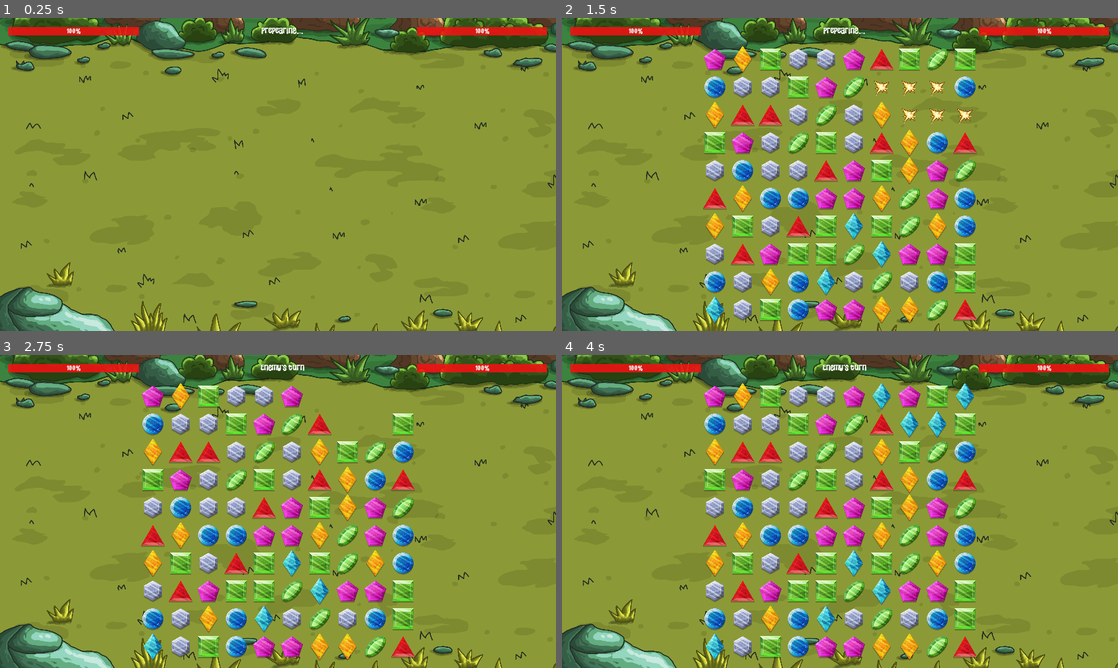
Above: before the commit, frames 1-4 (two rows, left to right).
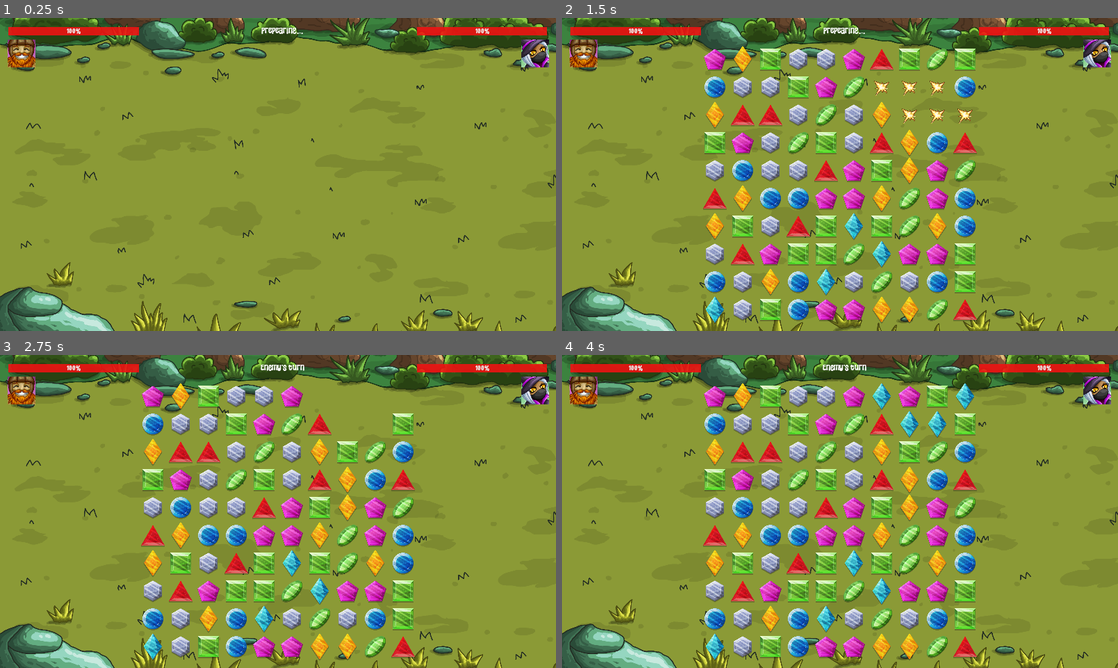
Above: after the commit, the same moments.

Repository: yakushev85/CrystalBattle
Game: Godot game, scene res://src/main.tscn
The game is run twice, just before and just after one commit, with the same random seed, the same clock (stepped at 60 frames per second) and the same inputs.
Inputs (mouse positions are in pixels of both pictures, inside the frame that each line leads up to):
- Up to frame 1 (0.25 s): no input
- Up to frame 2 (1.5 s): move the mouse to (962, 158) at 0.52 s; click (962, 158) at 0.67 s; tap Enter at 1.25 s; move the mouse to (728, 190) at 1.27 s; click (728, 190) at 1.42 s
- Up to frame 3 (2.75 s): move the mouse to (333, 442) at 2.02 s; click (333, 442) at 2.17 s
- Up to frame 4 (4 s): move the mouse to (812, 574) at 2.77 s; click (812, 574) at 2.92 s; tap Space at 3.5 s; move the mouse to (1006, 558) at 3.52 s; click (1006, 558) at 3.67 s

The runs differ from the first frame. In frame 1, 0.9% of the frame differs, in the area x 1-99%, y 6-16%; in frame 2, 0.9%; in frame 3, 0.9%; in frame 4, 0.9%.

Commit message:
add avatar, fix health bar

Diff:
--- a/src/main.gd
+++ b/src/main.gd
@@ -10,13 +10,15 @@
 export var enemy_health = 100
 export var enemy_dps = 1.0
 export var background_type = 1
+export var player_type = 4
+export var enemy_type = 3
 
 # matrix size
 const N = 10
 # matrix items
 const M = 8
 # minimum length for scored line
-const min_scored_line = 3
+const MIN_SCORED_LINE = 3
 # player time limit in sec
 const PLAYER_TIME_LIMIT = 31
 # matrix of items
@@ -28,6 +30,105 @@
 # player's time
 var player_time
 
+func _ready():
+	randomize()
+
+	is_player_turn = false
+	is_enemy_turn = false
+	is_finished = false
+
+	$BackgroundGroup/TextureRect.texture = load("res://assets/background/game_background_" + str(background_type) + ".png")
+
+	$PlayerHealthBar.max_health_value = player_health
+	$PlayerHealthBar.init_with_max()
+	$PlayerAvatar.avatar_type = player_type
+	$PlayerAvatar.refresh_avatar()
+
+	$EnemyHealthBar.max_health_value = enemy_health
+	$EnemyHealthBar.init_with_max()
+	$EnemyAvatar.avatar_type = enemy_type
+	$EnemyAvatar.refresh_avatar()
+
+
+func _on_StartTimer_timeout():
+	generate_matrix()
+	$GameTimer.start()
+
+
+func _on_GameTimer_timeout():
+	if is_finished:
+		return
+
+	var scored_lines = update_matrix_play()
+	if scored_lines.size() == 0:
+		$GameTimer.stop()
+
+		if $PlayerHealthBar/ProgressBar.value <= 0:
+			is_finished = true
+			$MessageGroup/MessageLabel.text = "You loose"
+			emit_signal("enemy_won")
+			return
+
+		if $EnemyHealthBar/ProgressBar.value <= 0:
+			is_finished = true
+			$MessageGroup/MessageLabel.text = "You win!!"
+			emit_signal("player_won")
+			return
+
+		if is_player_turn:
+			is_player_turn = false
+			is_enemy_turn = true
+		elif is_enemy_turn:
+			is_player_turn = true
+			is_enemy_turn = false
+		else:
+			is_player_turn = randf() > 0.5
+			is_enemy_turn = not is_player_turn
+
+		if is_enemy_turn:
+			$MessageGroup/MessageLabel.text = "Enemy's turn"
+			$EnemyTimer.start()
+
+		if is_player_turn:
+			player_time = PLAYER_TIME_LIMIT
+			$PlayerTimer.start()
+
+	var damage = 0
+	for score_line in scored_lines:
+		damage += score_line.score
+
+	if is_player_turn:
+		$EnemyHealthBar.set_damage(damage*player_dps)
+	elif is_enemy_turn:
+		$PlayerHealthBar.set_damage(damage*enemy_dps)
+
+
+func _on_EnemyTimer_timeout():
+	enemy_turn()
+
+
+func _on_PlayerTimer_timeout():
+	if player_time > 0:
+		player_time -= 1
+
+		var formatted_time = str(player_time)
+		if player_time < 10:
+			formatted_time = "0" + formatted_time
+
+		$MessageGroup/MessageLabel.text = "Your turn 0:" + formatted_time
+	else:
+		$PlayerTimer.stop()
+		$GameTimer.start()
+
+
+func _input(event):
+	if is_player_turn and not is_finished and event is InputEventMouseButton and not (event as InputEventMouseButton).is_pressed():
+		remove_cell(event.position.x, event.position.y)
+		$EnemyHealthBar.set_damage(player_dps)
+		$PlayerTimer.stop()
+		$GameTimer.start()
+
+
 func generate_matrix():
 	for mx in range(N):
 		play_matrix.append([])
@@ -43,10 +144,11 @@
 			play_matrix[mx].append(item)
 			add_child(play_matrix[mx][my])
 
+
 func check_lines():
 	var scored_lines = []
 
-	for mx in range(N-min_scored_line+1):
+	for mx in range(N-MIN_SCORED_LINE+1):
 		for my in range(N):
 			var current_type = play_matrix[mx][my].get_type()
 			var current_score = 0
@@ -59,7 +161,7 @@
 				else:
 					current_type = 0
 
-			if current_score >= min_scored_line:
+			if current_score >= MIN_SCORED_LINE:
 				var check_result = {}
 				check_result.score = current_score
 				check_result.mx0 = mx
@@ -69,7 +171,7 @@
 				scored_lines.append(check_result)
 
 	for mx in range(N):
-		for my in range(N-min_scored_line+1):
+		for my in range(N-MIN_SCORED_LINE+1):
 			var current_type = play_matrix[mx][my].get_type()
 			var current_score = 0
 
@@ -81,7 +183,7 @@
 				else:
 					current_type = 0
 
-			if current_score >= min_scored_line:
+			if current_score >= MIN_SCORED_LINE:
 				var check_result = {}
 				check_result.score = current_score
 				check_result.mx0 = mx
@@ -92,6 +194,7 @@
 
 	return scored_lines
 
+
 func remove_lines(scored_lines):
 	for scored_line in scored_lines:
 		for mxi in range(scored_line.mx0, scored_line.mx1+1):
@@ -100,6 +203,7 @@
 					play_matrix[mxi][myi].remove_with_animation()
 					play_matrix[mxi][myi] = null
 
+
 func remove_cell(mouse_x, mouse_y):
 	var mx = (mouse_x - $GameArea.position.x) / item_size
 	var my = (mouse_y - $GameArea.position.y) / item_size
@@ -109,9 +213,11 @@
 
 	remove_cell_m(mx, my)
 
+
 func remove_cell_m(mx, my):
 	play_matrix[mx][my].remove_with_animation()
 	play_matrix[mx][my] = null
+
 
 func move_upper_lines():
 	var priz = true
@@ -154,6 +260,7 @@
 			# apply animation
 			item.go_down($GameArea.position.y + item_size*empty_my + item_size/2)
 
+
 func update_matrix_play():
 	move_upper_lines()
 
@@ -164,72 +271,8 @@
 
 	return scored_lines
 
-func _ready():
-	randomize()
-	is_player_turn = false
-	is_enemy_turn = false
-	is_finished = false
-	$BackgroundGroup/TextureRect.texture = load("res://assets/background/game_background_" + str(background_type) + ".png")
-
-func _on_StartTimer_timeout():
-	generate_matrix()
-	$GameTimer.start()
-
-func _on_GameTimer_timeout():
-	if is_finished:
-		return
-
-	var scored_lines = update_matrix_play()
-	if scored_lines.size() == 0:
-		$GameTimer.stop()
-
-		if $PlayerHealthBar/ProgressBar.value <= 0:
-			is_finished = true
-			$MessageGroup/MessageLabel.text = "You loose"
-			emit_signal("enemy_won")
-			return
-
-		if $EnemyHealthBar/ProgressBar.value <= 0:
-			is_finished = true
-			$MessageGroup/MessageLabel.text = "You win!!"
-			emit_signal("player_won")
-			return
-
-		if is_player_turn:
-			is_player_turn = false
-			is_enemy_turn = true
-		elif is_enemy_turn:
-			is_player_turn = true
-			is_enemy_turn = false
-		else:
-			is_player_turn = randf() > 0.5
-			is_enemy_turn = not is_player_turn
-
-		if is_enemy_turn:
-			$MessageGroup/MessageLabel.text = "Enemy's turn"
-			$EnemyTimer.start()
-
-		if is_player_turn:
-			player_time = PLAYER_TIME_LIMIT
-			$PlayerTimer.start()
-
-	var damage = 0
-	for score_line in scored_lines:
-		damage += score_line.score
-
-	if is_player_turn:
-		$EnemyHealthBar.set_damage(damage*player_dps)
-	elif is_enemy_turn:
-		$PlayerHealthBar.set_damage(damage*enemy_dps)
-
-func _input(event):
-	if is_player_turn and not is_finished and event is InputEventMouseButton and not (event as InputEventMouseButton).is_pressed():
-		remove_cell(event.position.x, event.position.y)
-		$EnemyHealthBar.set_damage(player_dps)
-		$PlayerTimer.stop()
-		$GameTimer.start()
-
-func enemyTurn():
+
+func enemy_turn():
 	var posible_point = {}
 	posible_point.mx = randi() % N
 	posible_point.my = randi() % N
@@ -249,6 +292,7 @@
 	$PlayerHealthBar.set_damage(enemy_dps)
 	$EnemyTimer.stop()
 	$GameTimer.start()
+
 
 func check_point(mx0, my0):
 	var play_matrix_v = []
@@ -265,7 +309,7 @@
 
 	var scores = 0
 
-	for mx in range(N-min_scored_line+1):
+	for mx in range(N-MIN_SCORED_LINE+1):
 		for my in range(N):
 			var current_type = play_matrix_v[mx][my]
 			var current_score = 0
@@ -278,11 +322,11 @@
 				else:
 					current_type = 0
 
-			if current_score >= min_scored_line:
+			if current_score >= MIN_SCORED_LINE:
 				scores += current_score
 
 	for mx in range(N):
-		for my in range(N-min_scored_line+1):
+		for my in range(N-MIN_SCORED_LINE+1):
 			var current_type = play_matrix_v[mx][my]
 			var current_score = 0
 
@@ -294,25 +338,7 @@
 				else:
 					current_type = 0
 
-			if current_score >= min_scored_line:
+			if current_score >= MIN_SCORED_LINE:
 				scores += current_score
 
 	return scores
-
-
-func _on_EnemyTimer_timeout():
-	enemyTurn()
-
-
-func _on_PlayerTimer_timeout():
-	if player_time > 0:
-		player_time -= 1
-
-		var formatted_time = str(player_time)
-		if player_time < 10:
-			formatted_time = "0" + formatted_time
-
-		$MessageGroup/MessageLabel.text = "Your turn 0:" + formatted_time
-	else:
-		$PlayerTimer.stop()
-		$GameTimer.start()
--- a/src/main.tscn
+++ b/src/main.tscn
@@ -1,7 +1,8 @@
-[gd_scene load_steps=6 format=2]
+[gd_scene load_steps=7 format=2]
 
 [ext_resource path="res://src/objects/item.tscn" type="PackedScene" id=1]
 [ext_resource path="res://src/main.gd" type="Script" id=2]
+[ext_resource path="res://src/objects/ui/Avatar.tscn" type="PackedScene" id=3]
 [ext_resource path="res://src/objects/ui/HealthBar.tscn" type="PackedScene" id=4]
 [ext_resource path="res://assets/fonts/WigglyCurvesRegular.ttf" type="DynamicFontData" id=5]
 
@@ -30,9 +31,18 @@
 position = Vector2( 960, 20 )
 z_index = 100
 
+[node name="PlayerAvatar" parent="." instance=ExtResource( 3 )]
+position = Vector2( 17, 50 )
+z_index = 101
+
 [node name="PlayerHealthBar" parent="." instance=ExtResource( 4 )]
 position = Vector2( 20, 20 )
 z_index = 100
+
+[node name="EnemyAvatar" parent="." instance=ExtResource( 3 )]
+position = Vector2( 1200, 50 )
+z_index = 101
+is_enemy = true
 
 [node name="GameArea" type="Node2D" parent="."]
 position = Vector2( 320, 64 )
@@ -44,10 +54,10 @@
 
 [node name="PlayerTimer" type="Timer" parent="."]
 
-[node name="GameTimer" type="Timer" parent="."]
-
 [node name="EnemyTimer" type="Timer" parent="."]
 wait_time = 2.0
+
+[node name="GameTimer" type="Timer" parent="."]
 
 [node name="BackgroundGroup" type="Node2D" parent="."]
 
--- /dev/null
+++ b/src/objects/ui/Avatar.gd
@@ -0,0 +1,13 @@
+extends Node2D
+
+export var is_enemy = false
+export var avatar_type = 1
+
+func refresh_avatar():
+	var texture_path
+	if is_enemy:
+		texture_path = "res://assets/icons/enemy/con" + str(avatar_type+9) + ".png"
+	else:
+		texture_path = "res://assets/icons/player/con" + str(avatar_type) + ".png"
+
+	$TextureRect.texture = load(texture_path)
--- /dev/null
+++ b/src/objects/ui/Avatar.tscn
@@ -0,0 +1,12 @@
+[gd_scene load_steps=3 format=2]
+
+[ext_resource path="res://src/objects/ui/Avatar.gd" type="Script" id=1]
+[ext_resource path="res://assets/icons/player/con1.png" type="Texture" id=2]
+
+[node name="Avatar" type="Node2D"]
+script = ExtResource( 1 )
+
+[node name="TextureRect" type="TextureRect" parent="."]
+margin_right = 40.0
+margin_bottom = 40.0
+texture = ExtResource( 2 )
--- a/src/objects/ui/HealthBar.gd
+++ b/src/objects/ui/HealthBar.gd
@@ -1,13 +1,20 @@
 extends Node2D
 
+export var max_health_value = 100
+var current_health_value
+
 func _ready():
-	$ProgressBar.value = 100
+	init_with_max()
 
 func set_damage(damage_value):
-	$ProgressBar.value -= damage_value
+	set_health_value(current_health_value-damage_value)
 
-func set_health_value(health_value):
-	$ProgressBar.value = health_value
+func set_health_value(hv):
+	current_health_value = hv
+	$ProgressBar.value = int(100*(current_health_value/max_health_value))
 
 func get_health_value():
-	return $ProgressBar.value
+	return current_health_value
+
+func init_with_max():
+	set_health_value(max_health_value)
Binary file added: assets/icons/enemy/con10.png
Not shown, added: assets/icons/enemy/con10.png.import
Binary file added: assets/icons/enemy/con11.png
Not shown, added: assets/icons/enemy/con11.png.import
Binary file added: assets/icons/enemy/con12.png
Not shown, added: assets/icons/enemy/con12.png.import
Binary file added: assets/icons/enemy/con13.png
Not shown, added: assets/icons/enemy/con13.png.import
Binary file added: assets/icons/enemy/con14.png
Not shown, added: assets/icons/enemy/con14.png.import
Binary file added: assets/icons/enemy/con15.png
Not shown, added: assets/icons/enemy/con15.png.import
(and 76 more such lines)
